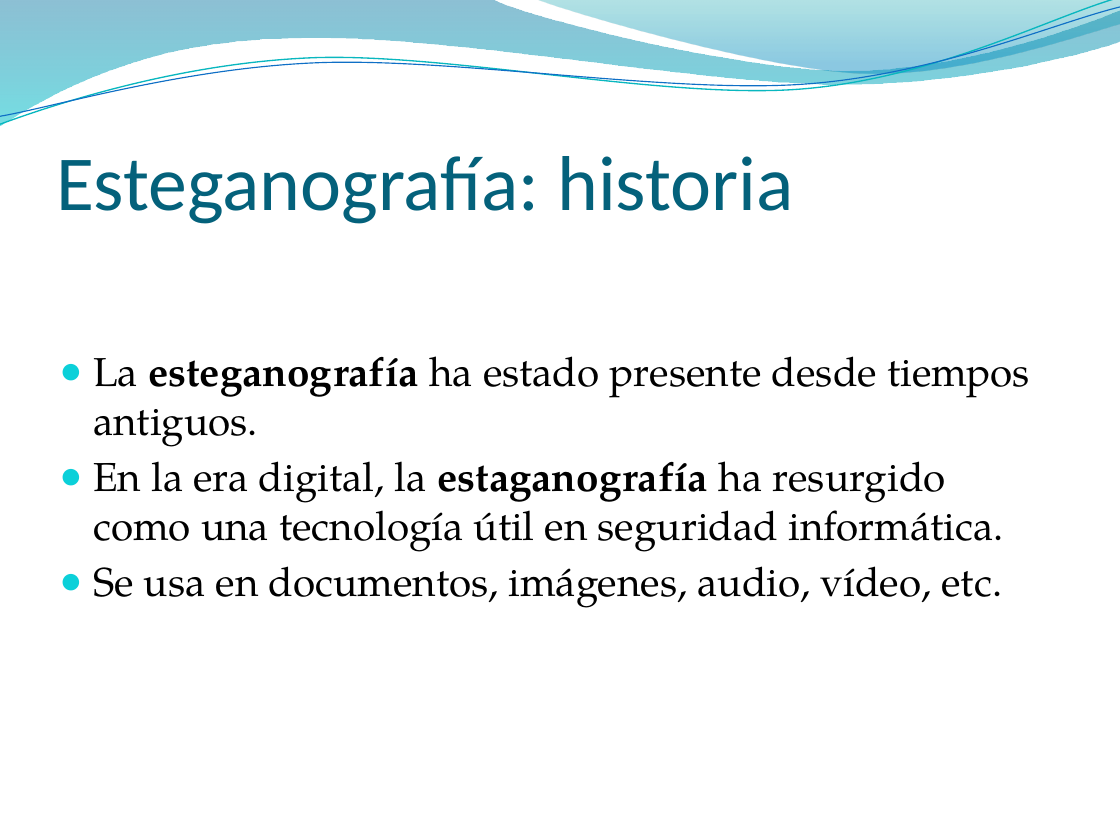
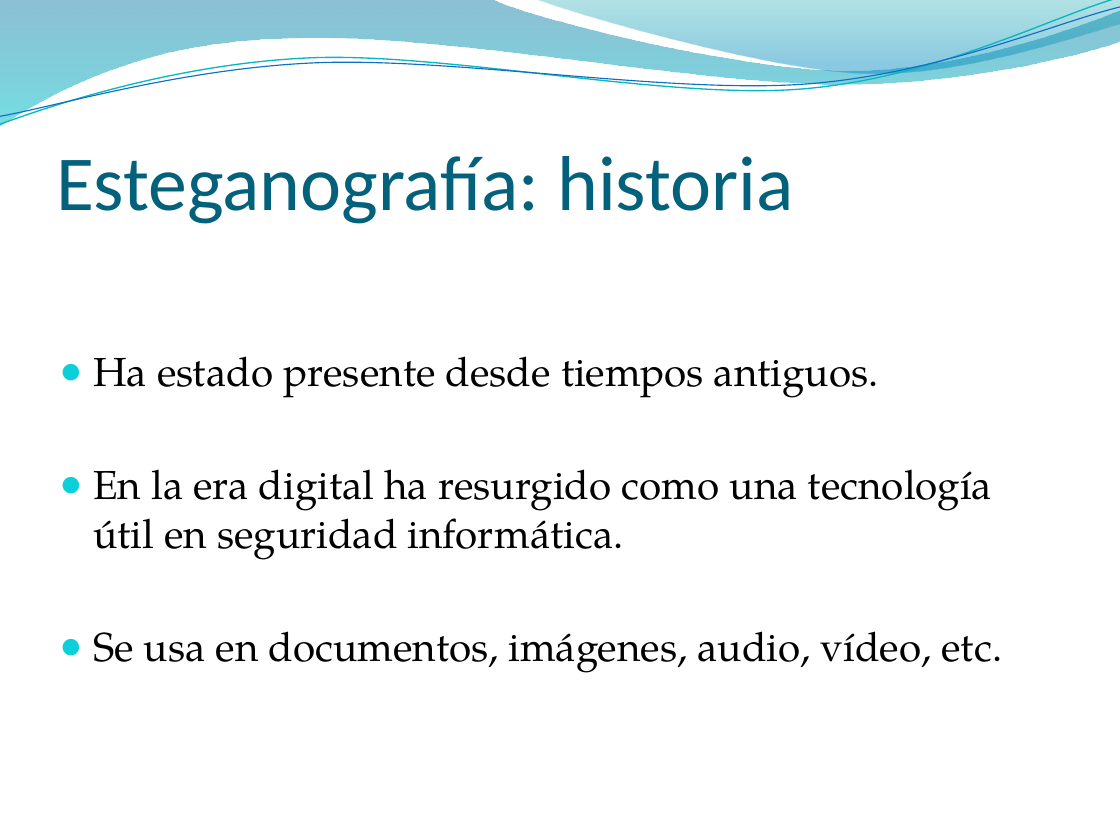
Before and after one commit to pasruiben/esteganografia-criptografia, a slide deck: slide 7 of doc/Ocultar datos en archivos de sonido.pptx (slide 4 before the commit). Drawn at 1120x840 pixels with LibreOffice and Linux fonts; fonts in the diff are those of the drawing; background and template pictures are left out. Boxes give left, top, right and bottom in pixels: in the first picture for what was removed or moved away, otherwise in the second. Text is boxed around its words. In the diff, an @@ line names an element or a change of style, - is before the commit and + after.

```diff
--- a/doc/Ocultar datos en archivos de sonido.pptx
+++ b/doc/Ocultar datos en archivos de sonido.pptx
@@ text at [93, 356, 992, 560]: text changed @@
-● La esteganografía ha estado presente desde tiempos antiguos.
-● En la era digital, la estaganografía ha resurgido como una tecnología útil en seguridad informática.
+● Ha estado presente desde tiempos antiguos.
+● En la era digital ha resurgido como una tecnología útil en seguridad informática.
```
Also in this commit, not shown: 16 other slides changed, 21 slides added.
